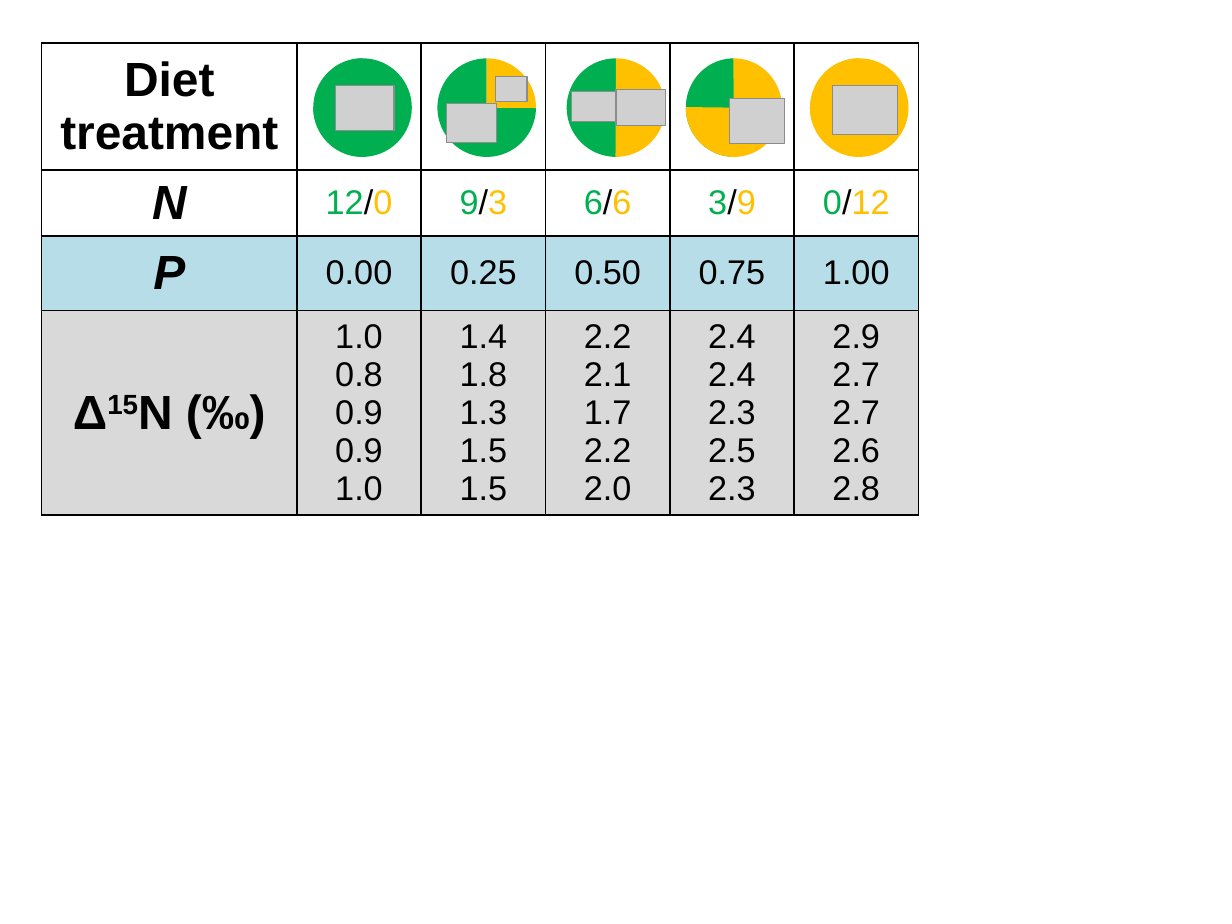
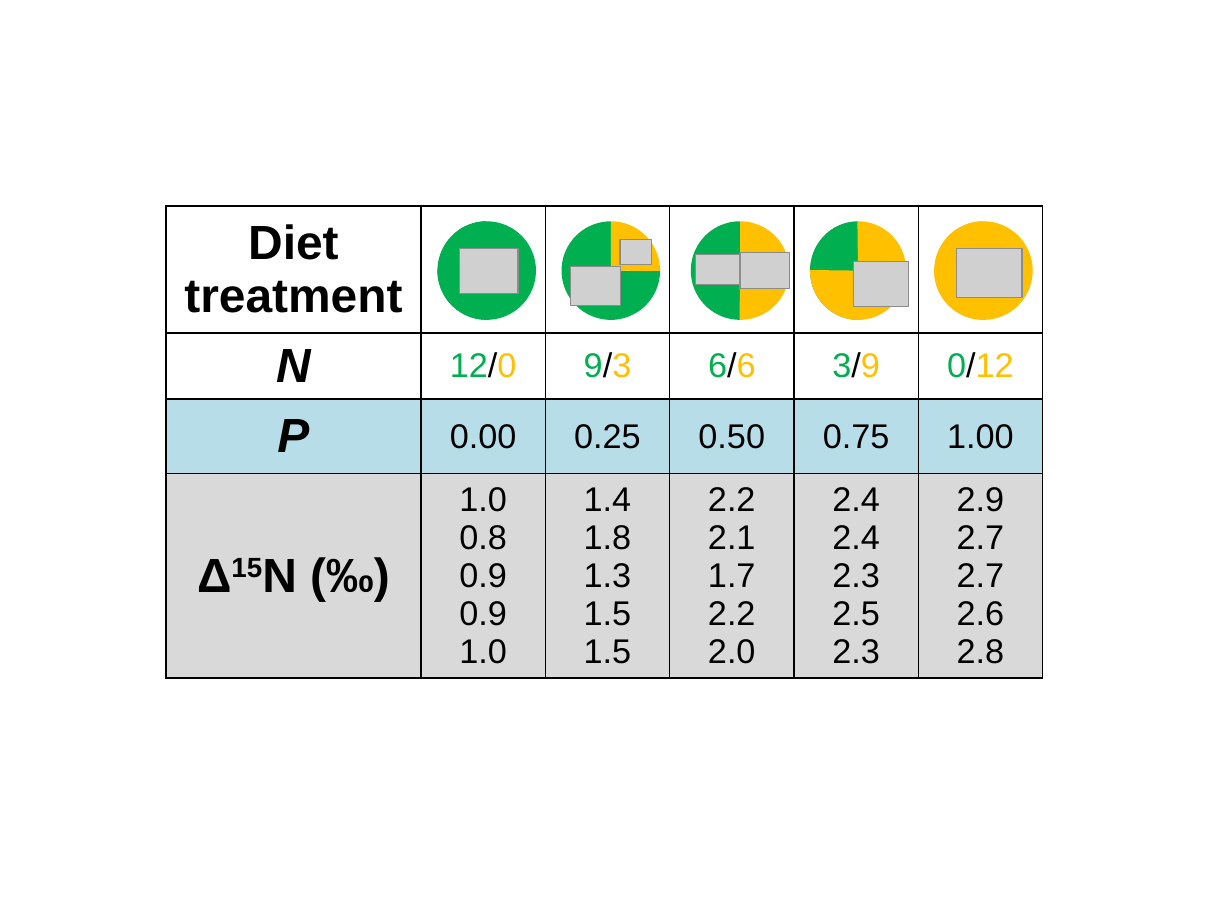
Before and after one commit to GenChangHSU/2023_Framework_for_Degree_of_Intraguild_Predation, a slide deck: slide 7 of Figures/Figures.pptx. Drawn at 1232x924 pixels with LibreOffice and Linux fonts; fonts in the diff are those of the drawing; grey boxes stand for pictures; background and template pictures are left out. Boxes give left, top, right and bottom in pixels: in the first picture for what was removed or moved away, otherwise in the second. Text is boxed around its words. In the diff, an @@ line names an element or a change of style, - is before the commit and + after.

```diff
--- a/Figures/Figures.pptx
+++ b/Figures/Figures.pptx
@@ 10 pie slice (boxed as its full ellipse)s, 6 pictures, 1 table: place and size @@
-10 pie slice (boxed as its full ellipse)s, 6 pictures, 1 table at [42,43,919,532]
+10 pie slice (boxed as its full ellipse)s, 6 pictures, 1 table at [166,206,1044,695]
@@ picture: place and size @@
-picture at [729,99,784,143]
+picture at [854,261,908,306]
```
Also in this commit, not shown: 3 other slides changed, 2 slides added, 1 slide removed, 36 other files.
